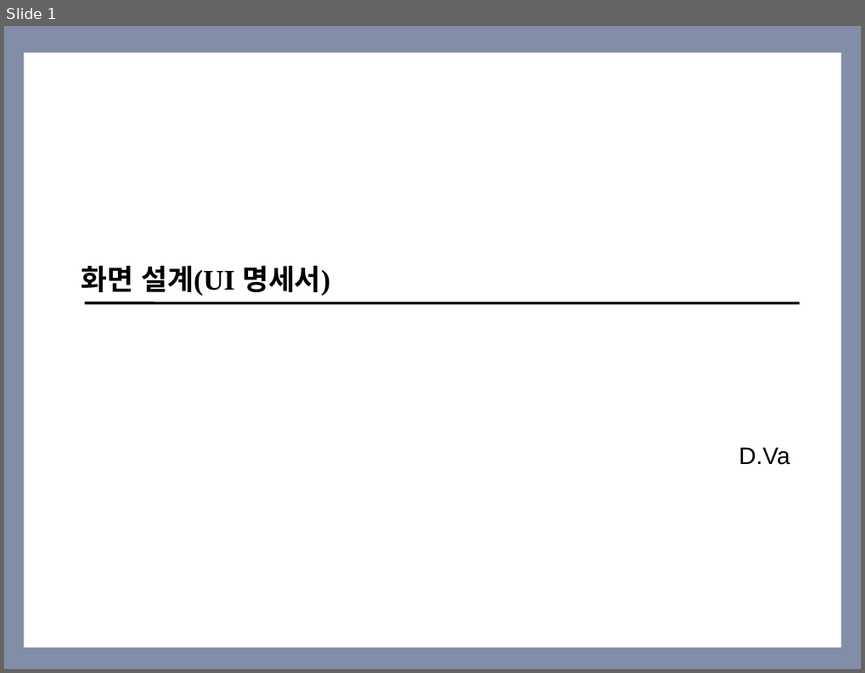
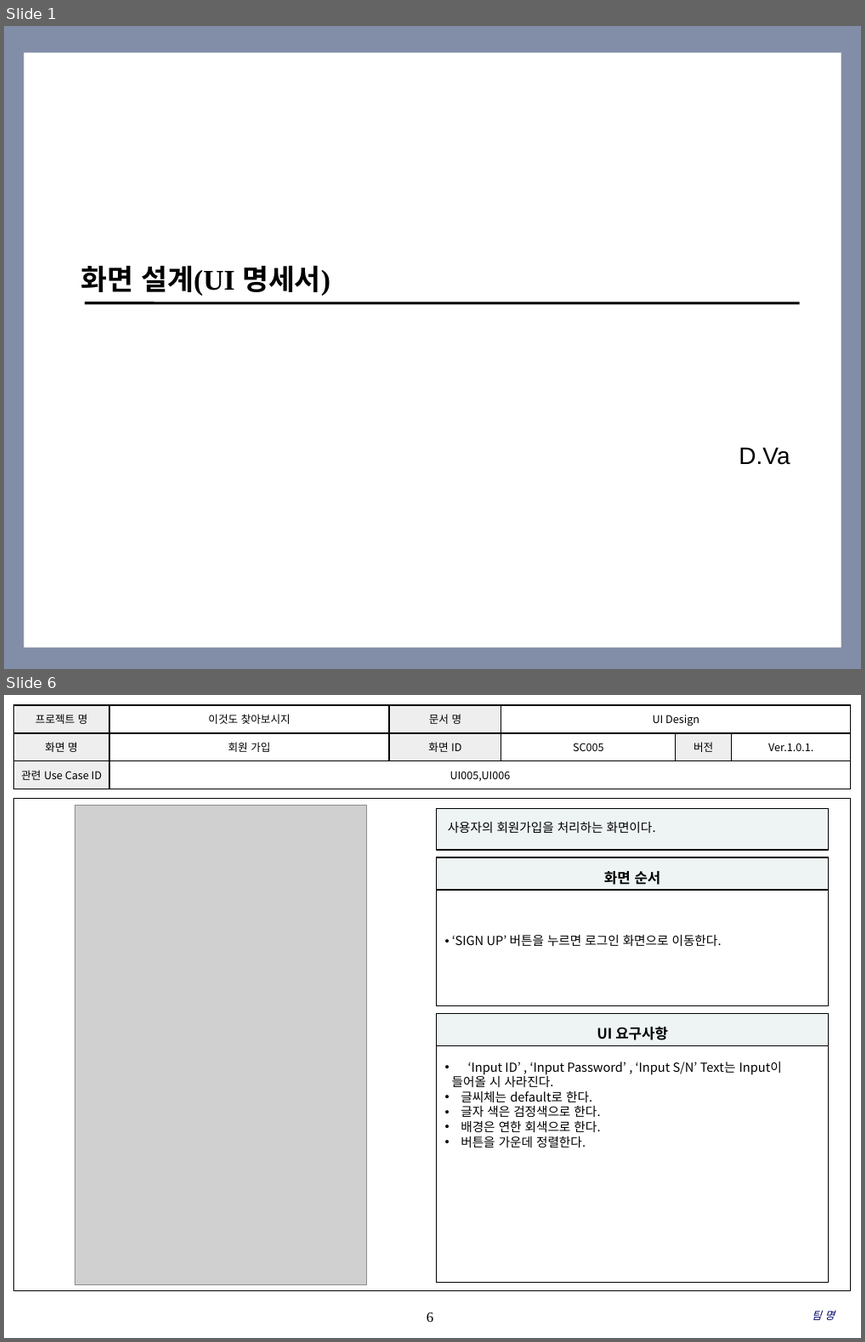
Before and after one commit to SMU-SE-Admin/2018_Capstone_D.VA_Doc, a slide deck: 03 설계/UI Design.pptx. Shown one above the other, each under a label of ours: slide 1 before the commit, slides 1 and 6 after it; the slides between them are not shown. The pictures are 865x673 and 865x1342 pixels, drawn with LibreOffice and Linux fonts; fonts in the diff are those of the drawing; grey boxes stand for pictures; background and template pictures are left out. Boxes give left, top, right and bottom in pixels: in the first picture for what was removed or moved away, otherwise in the second. Text is boxed around its words. In the diff, an @@ line names an element or a change of style, - is before the commit and + after.

```diff
--- a/03 설계/UI Design.pptx
+++ b/03 설계/UI Design.pptx
@@ slide 6 added at [4,695,861,1338], background #FFFFFF @@
@@ table added at [13,705,850,789], 3 rows, 6 columns @@
+프로젝트 명 | 이것도 찾아보시지 | 문서 명 | UI Design |  | 
+화면 명 | 회원 가입 | 화면 ID | SC005 | 버전 | Ver.1.0.1.
+관련 Use Case ID | UI005,UI006 |  |  |  | 
@@ rectangle added at [13,798,851,1291], outline #000000 0.75 pt @@
@@ picture added at [75,805,366,1285] @@
@@ rectangle added at [437,808,829,849], fill #EEF4F4, outline #000000 1 pt, 10.5 pt, text #000000 @@
+사용자의 회원가입을 처리하는 화면이다.
@@ rectangle added at [437,857,829,890], fill #EEF4F4, outline #000000 1 pt, 12 pt, text #000000, bold @@
+화면 순서
@@ rectangle added at [437,890,829,1005], fill #FFFFFF, outline #000000 1 pt, 10.5 pt, text #000000 @@
+• ‘SIGN UP’ 버튼을 누르면 로그인 화면으로 이동한다.
@@ rectangle added at [437,1013,829,1045], fill #EEF4F4, outline #000000 1 pt, 12 pt, text #000000, bold @@
+UI 요구사항
@@ rectangle added at [437,1045,829,1281], fill #FFFFFF, outline #000000 1 pt, 10.5 pt, text #000000 @@
+• ‘Input ID’ , ‘Input Password’ , ‘Input S/N’ Text는 Input이
+들어올 시 사라진다.
+• 글씨체는 default로 한다.
+• 글자 색은 검정색으로 한다.
+• 배경은 연한 회색으로 한다.
+• 버튼을 가운데 정렬한다.
@@ page number added at [426,1312,433,1321], 12 pt, text #000000 @@
+6
@@ text added at [812,1310,834,1320], 9 pt, text #000066, italic @@
+팀 명
```
Also in this commit, not shown: 5 slides changed, 12 other slides added, 2 slides removed, 29 other files.
